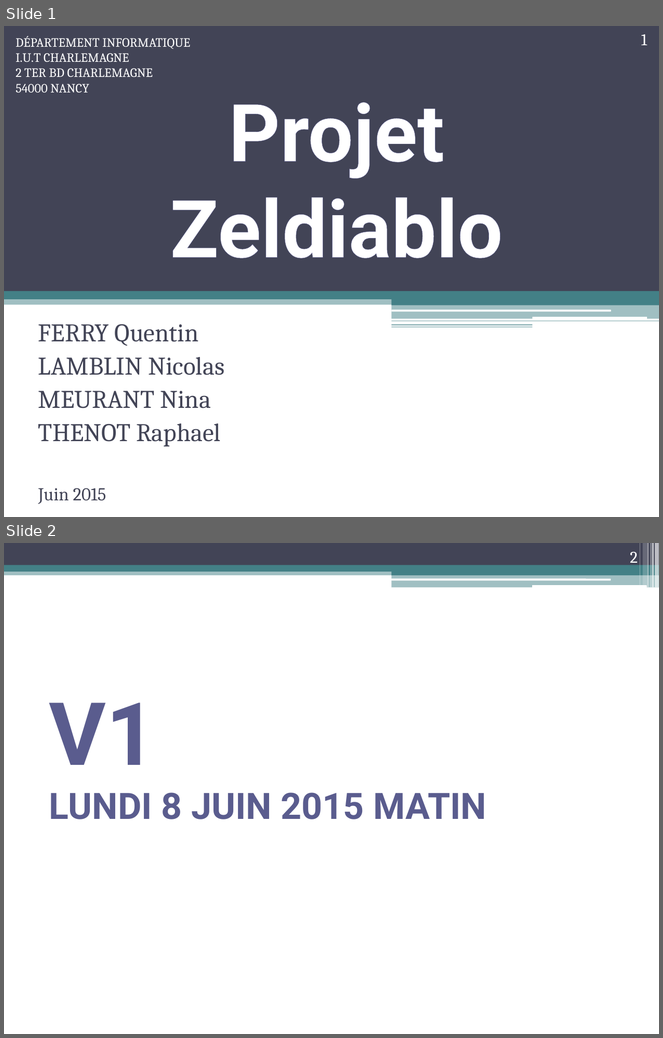
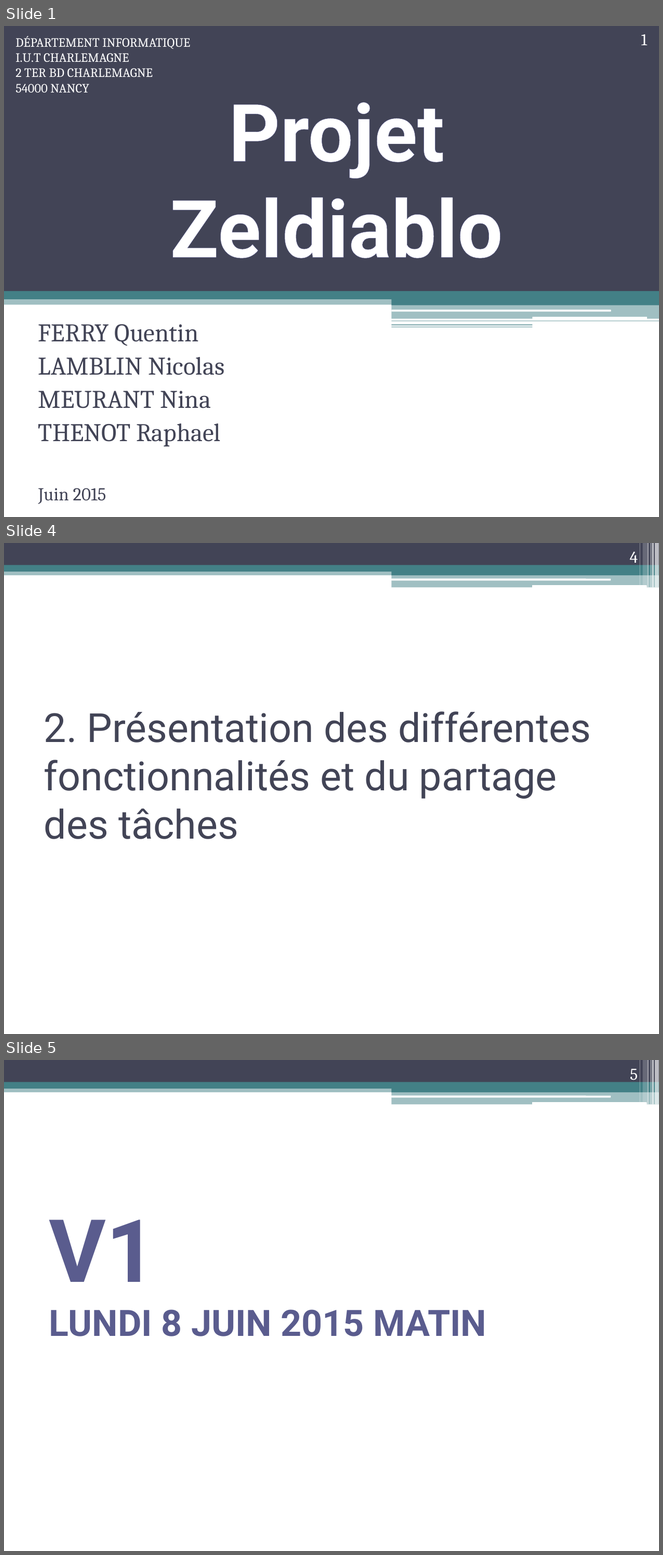
Before and after one commit to nlamblin/zeldiablo, a slide deck: Document/Projet Zeldiablo final.pptx. Shown one above the other, each under a label of ours: slides 1 and 2 before the commit, slides 1, 4 and 5 after it; the slides between them are not shown. The pictures are 663x1038 and 663x1555 pixels, drawn with LibreOffice and Linux fonts; fonts in the diff are those of the drawing. Boxes give left, top, right and bottom in pixels: in the first picture for what was removed or moved away, otherwise in the second. Text is boxed around its words. In the diff, an @@ line names an element or a change of style, - is before the commit and + after.

```diff
--- a/Document/Projet Zeldiablo final.pptx
+++ b/Document/Projet Zeldiablo final.pptx
@@ slide 4 added at <box>4,543,659,1034</box>, background #FFFFFF; not listed: 13 template elements that a slide beside it also shows @@
@@ page number added at <box>630,551,638,566</box>, 18 pt, text #FFFFFF @@
+4
@@ title added at <box>44,711,591,839</box>, 44.1 pt, text #424456 @@
+2. Présentation des différentes fonctionnalités et du partage des tâches
@@ what was slide 2 is now slide 5 @@
@@ page number at <box>630,1069,638,1083</box>: text changed @@
-2
+5
```
Also in this commit, not shown: 2 slides changed, 4 other slides added.
